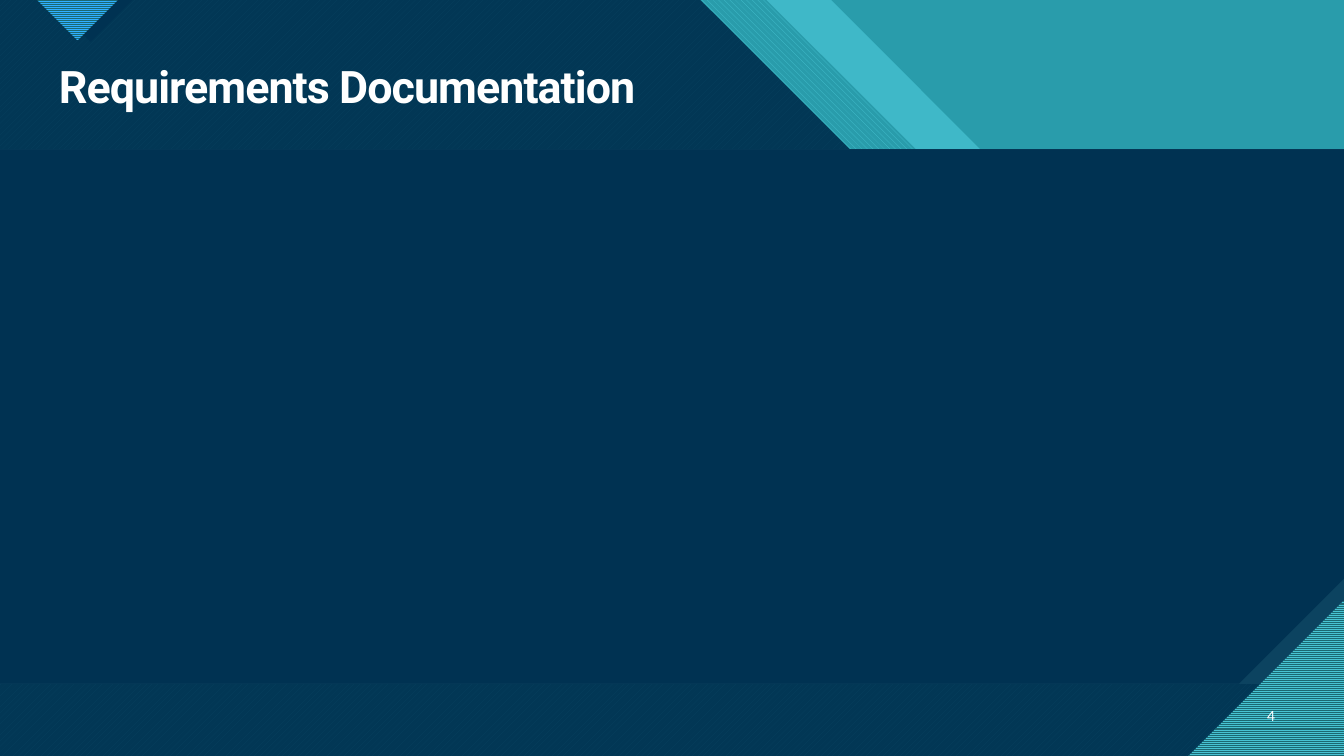
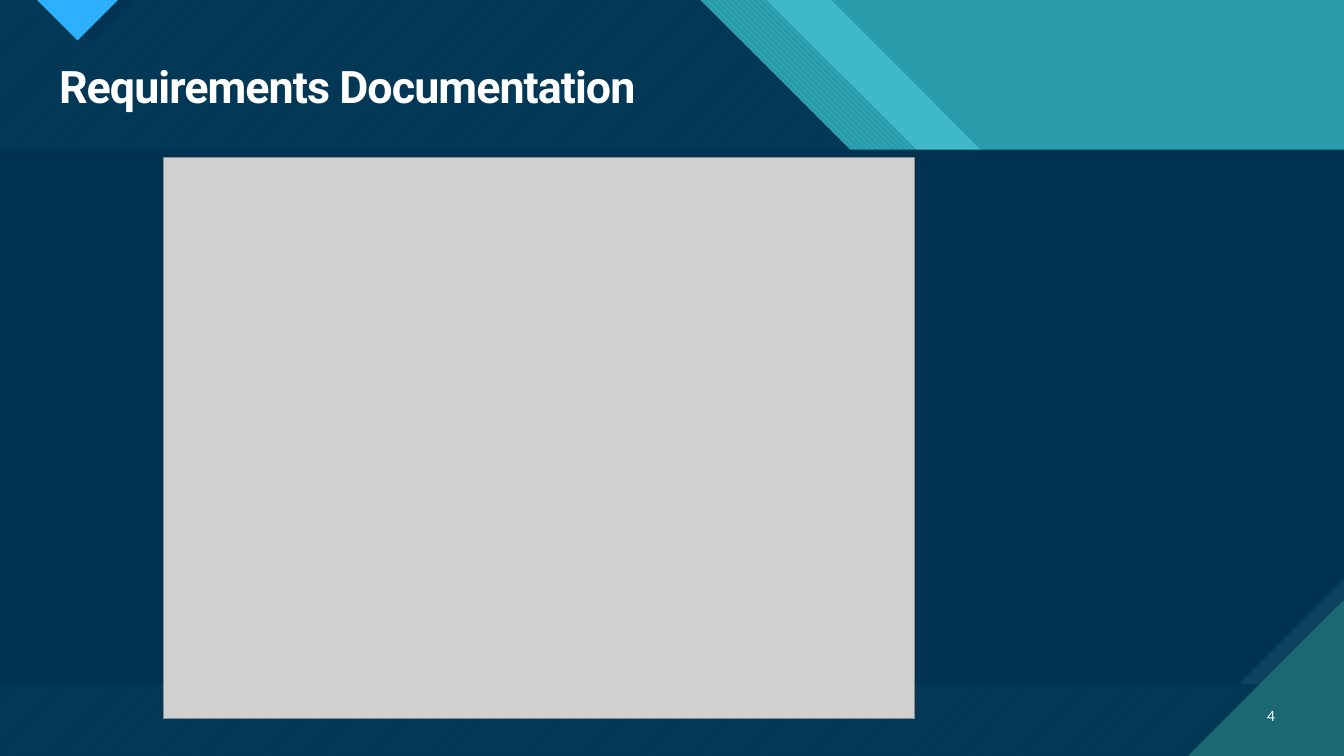
Before and after one commit to JacquelynDeHart/SIMS_CS3321, a slide deck: slide 4 of SE Final SIMS Presentation.pptx. Drawn at 1344x756 pixels with LibreOffice and Linux fonts; fonts in the diff are those of the drawing; grey boxes stand for pictures. Boxes give left, top, right and bottom in pixels: in the first picture for what was removed or moved away, otherwise in the second. Text is boxed around its words. In the diff, an @@ line names an element or a change of style, - is before the commit and + after.

```diff
--- a/SE Final SIMS Presentation.pptx
+++ b/SE Final SIMS Presentation.pptx
@@ freeform shape at (x1=0, y1=0, x2=1344, y2=756): outline redrawn @@
@@ freeform shape at (x1=0, y1=0, x2=1344, y2=756): outline redrawn @@
@@ picture added at (x1=164, y1=158, x2=914, y2=719) @@
```
Also in this commit, not shown: 18 other slides changed.
